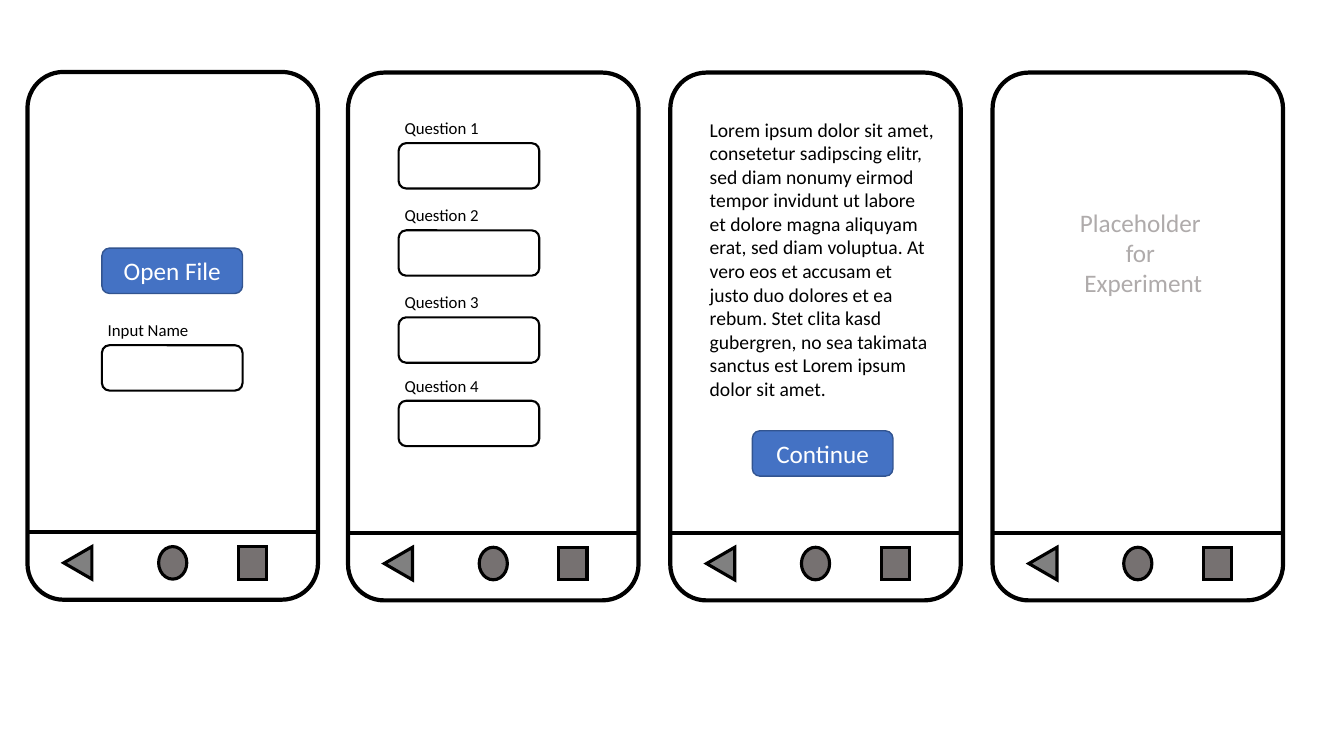
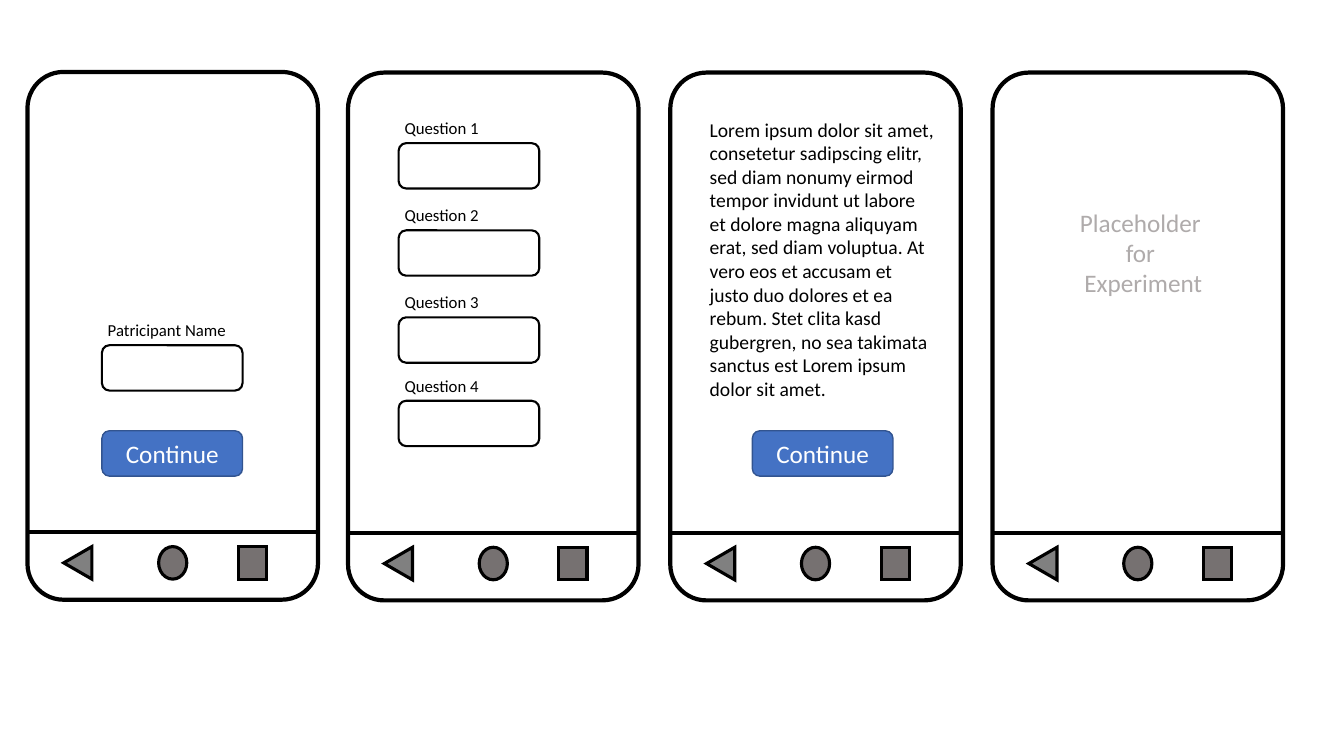
Before and after one commit to schneemax/master_thesis, a slide deck: slide 2 of Literature/_Archive/TechnicalImplementation250720231628.pptx. Drawn at 1344x756 pixels with LibreOffice and Linux fonts; fonts in the diff are those of the drawing. Boxes give left, top, right and bottom in pixels: in the first picture for what was removed or moved away, otherwise in the second. Text is boxed around its words. In the diff, an @@ line names an element or a change of style, - is before the commit and + after.

```diff
--- a/Literature/_Archive/TechnicalImplementation250720231628.pptx
+++ b/Literature/_Archive/TechnicalImplementation250720231628.pptx
@@ rounded rectangle removed at (x1=102, y1=248, x2=243, y2=293) @@
-Open File
@@ text at (x1=108, y1=324, x2=226, y2=339): text changed @@
-Input Name
+Patricipant Name
@@ rounded rectangle added at (x1=102, y1=431, x2=243, y2=476), fill #4472C4, outline #325491 1 pt, 18 pt, text #FFFFFF @@
+Continue
```
Also in this commit, not shown: 10 other files.
